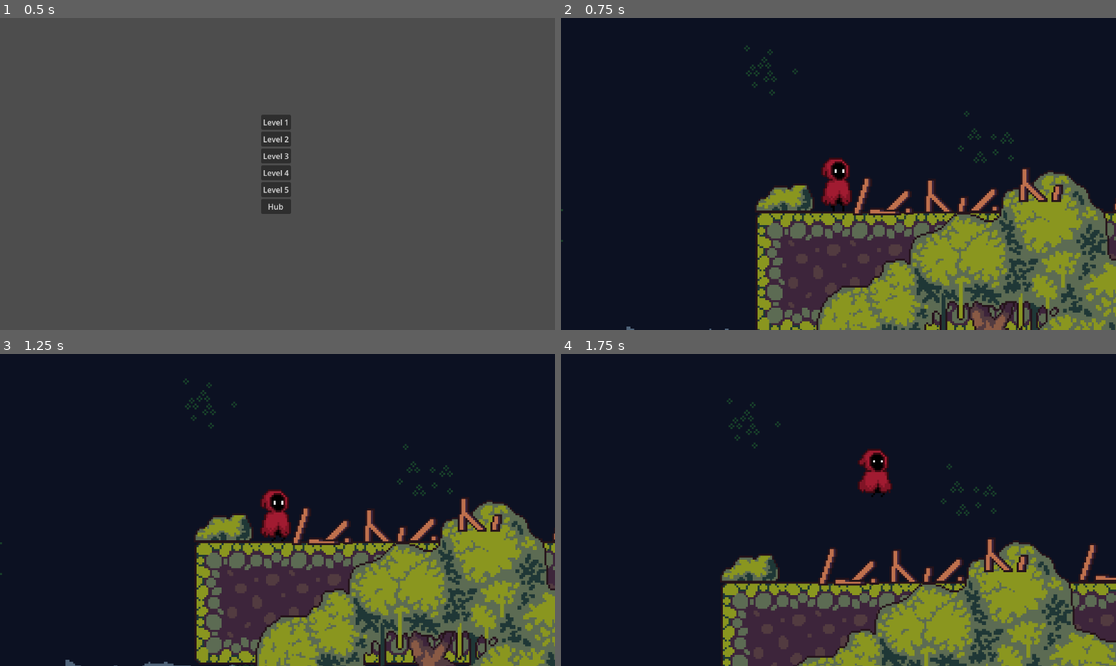
Above: before the commit, frames 1-4 (two rows, left to right).
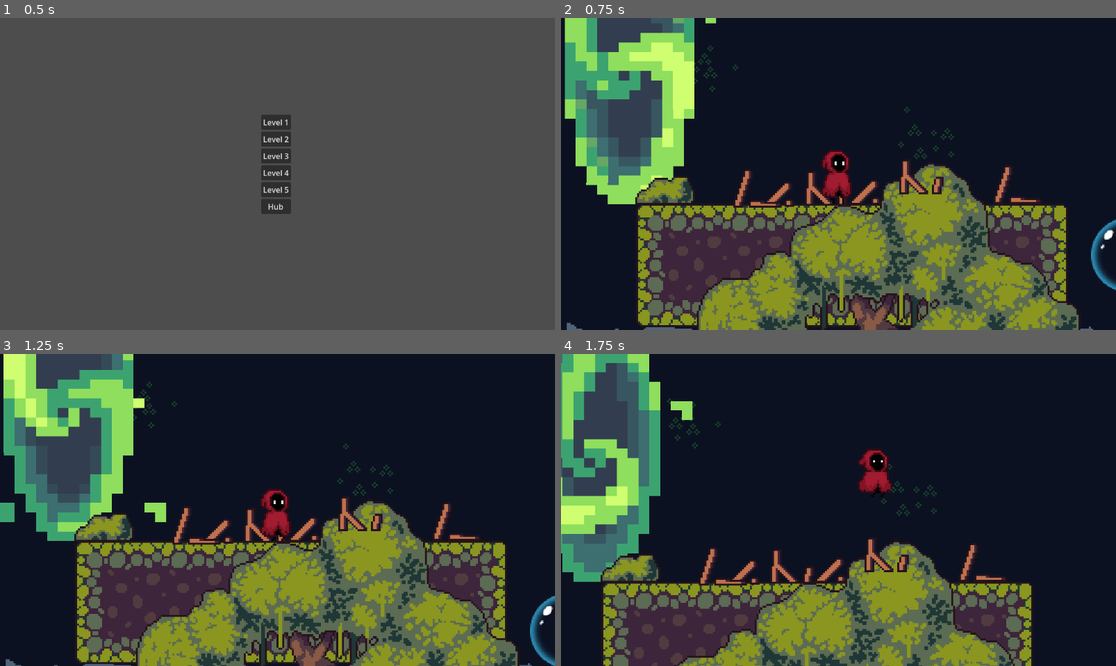
Above: after the commit, the same moments.

Repository: pxD1311/Bubble-Realms-The-Lost-Knight
Game: Godot game, scene res://scenes/main_menu.tscn
The game is run twice, just before and just after one commit, with the same random seed, the same clock (stepped at 60 frames per second) and the same inputs.
Inputs (mouse positions are in pixels of both pictures, inside the frame that each line leads up to):
- Up to frame 1 (0.5 s): no input
- Up to frame 2 (0.75 s): click "Hub" at 0.5 s
- Up to frame 3 (1.25 s): no input
- Up to frame 4 (1.75 s): move the mouse to (960, 494) at 1.27 s; hold D (move_right) from 1.28 s (still down); hold S (crouch) from 1.28 s (still down); tap Space (jump) at 1.52 s

Frame 1 is identical in both runs. In frame 2, 48% of the frame differs, in the area x 0-100%, y 0-100%; in frame 3, 48%; in frame 4, 40%.

Commit message:
stable changes bugs fixed

Diff:
--- a/scenes/levels/hub.tscn
+++ b/scenes/levels/hub.tscn
@@ -420,7 +420,7 @@
 
 [node name="Character" parent="." instance=ExtResource("31_rf1li")]
 z_index = 5
-position = Vector2(76, 274)
+position = Vector2(138, 281)
 
 [node name="Camera2D" type="Camera2D" parent="Character"]
 zoom = Vector2(4, 4)
@@ -428,7 +428,7 @@
 position_smoothing_enabled = true
 
 [node name="portal" parent="." instance=ExtResource("32_coy5d")]
-position = Vector2(1116, 253)
+position = Vector2(29, 224)
 
 [node name="ParallaxBackground" type="ParallaxBackground" parent="."]
 offset = Vector2(0, -800)
--- a/scenes/levels/level_1.tscn
+++ b/scenes/levels/level_1.tscn
@@ -240,7 +240,7 @@
 [node name="Level 1" type="Node2D"]
 
 [node name="Character" parent="." instance=ExtResource("1_domwe")]
-position = Vector2(-32, -21)
+position = Vector2(-13, -18)
 
 [node name="Camera2D" type="Camera2D" parent="Character"]
 position = Vector2(-1, 4)
@@ -332,6 +332,9 @@
 [node name="portal" parent="." instance=ExtResource("16_camjo")]
 position = Vector2(1155, 473)
 
+[node name="portal2" parent="." instance=ExtResource("16_camjo")]
+position = Vector2(-86, -64)
+
 [node name="coins" type="Node" parent="."]
 
 [node name="coin2" parent="coins" instance=ExtResource("5_wp5aq")]
--- a/scenes/portal.gd
+++ b/scenes/portal.gd
@@ -1,8 +1,14 @@
 extends Node2D
 
+@onready var area_2d: Area2D = $Area2D
 
+func _process(_delta):
+	# Get a list of all bodies overlapping with the Area2D
+	var overlapping_bodies = area_2d.get_overlapping_bodies()
 
-
-
-func _on_area_2d_area_entered(area: Area2D) -> void:
-	get_tree().change_scene_to_file("res://scenes/levels/level_selector.tscn")
+	# Check if any of the overlapping bodies is a CharacterBody2D
+	for body in overlapping_bodies:
+		if body is CharacterBody2D:
+			# Change the scene if a CharacterBody2D is detected
+			get_tree().change_scene_to_file("res://scenes/levels/level_selector.tscn")
+			return  # Exit once the scene changes to avoid multiple checks
